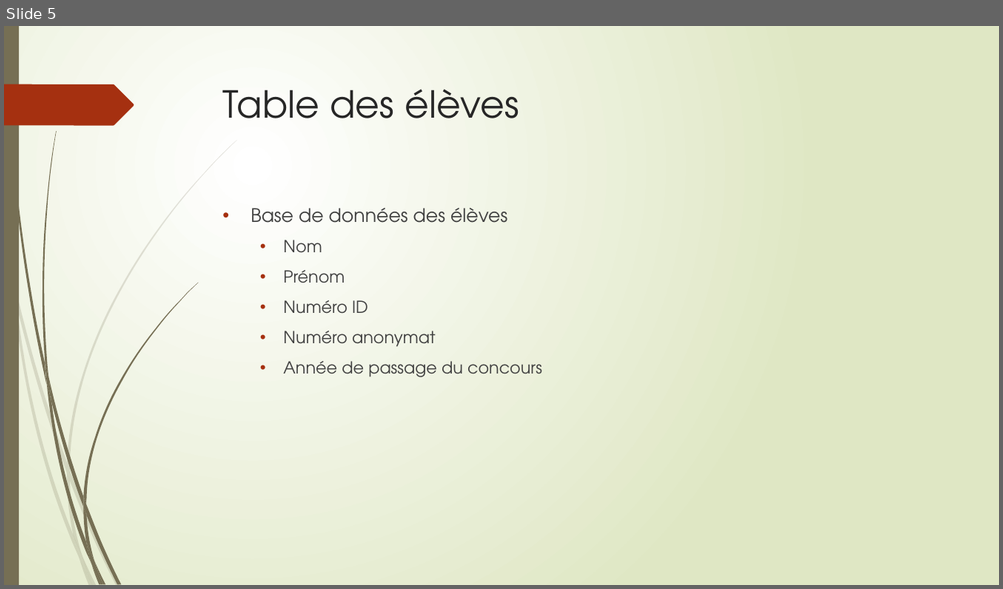
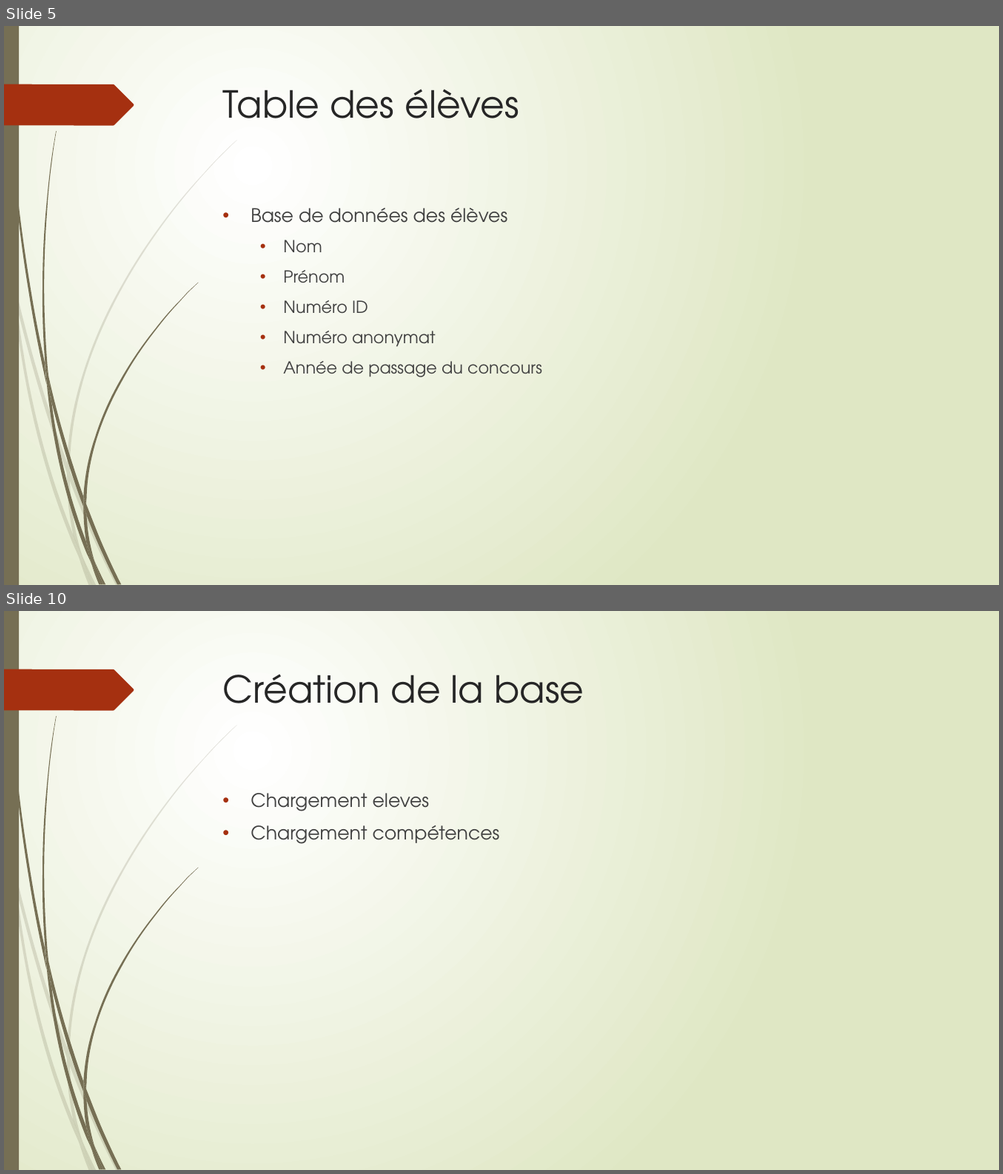
Before and after one commit to xpessoles/EvaluationCompetences, a slide deck: EvaluationParCompetences.pptx. Shown one above the other, each under a label of ours: slide 5 before the commit, slides 5 and 10 after it; the slides between them are not shown. The pictures are 1003x589 and 1003x1174 pixels, drawn with LibreOffice and Linux fonts; fonts in the diff are those of the drawing. Boxes give left, top, right and bottom in pixels: in the first picture for what was removed or moved away, otherwise in the second. Text is boxed around its words. In the diff, an @@ line names an element or a change of style, - is before the commit and + after.

```diff
--- a/EvaluationParCompetences.pptx
+++ b/EvaluationParCompetences.pptx
@@ slide 10 added at (4,611,999,1170), background gradient #FFFFFF to #DFE8C4; not listed: 24 template elements that a slide beside it also shows @@
@@ title added at (223,674,583,703), 36 pt, text #262626 @@
+Création de la base
@@ text added at (250,793,500,844), 18 pt, text #404040 @@
+• Chargement eleves
+• Chargement compétences
```
Also in this commit, not shown: 3 slides changed, 2 other slides added, 4 other files.
